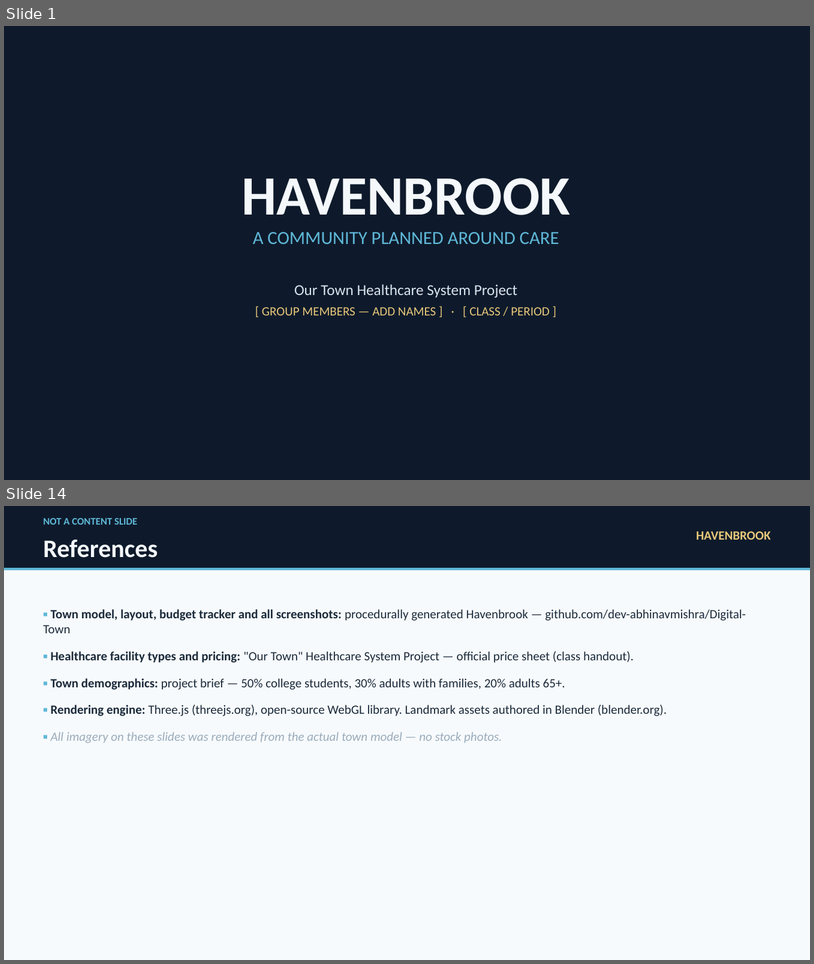
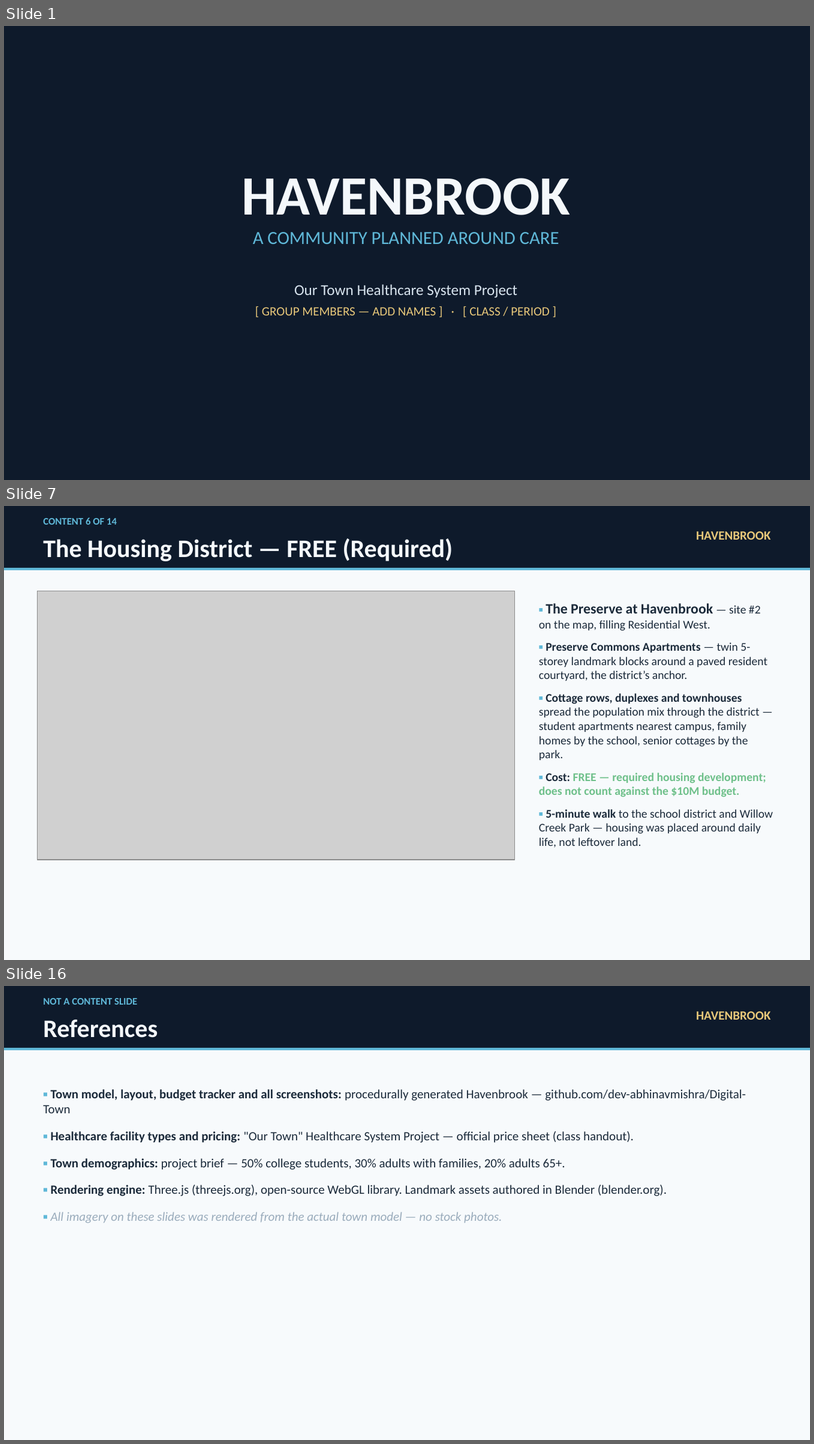
Before and after one commit to dev-abhinavmishra/Digital-Town, a slide deck: Havenbrook_Our_Town_Healthcare_Project.pptx. Shown one above the other, each under a label of ours: slides 1 and 14 before the commit, slides 1, 7 and 16 after it; the slides between them are not shown. The pictures are 814x964 and 814x1444 pixels, drawn with LibreOffice and Linux fonts; fonts in the diff are those of the drawing; grey boxes stand for pictures; background and template pictures are left out; a plain dark background stands for a picture behind light text. Boxes give left, top, right and bottom in pixels: in the first picture for what was removed or moved away, otherwise in the second. Text is boxed around its words. In the diff, an @@ line names an element or a change of style, - is before the commit and + after.

```diff
--- a/Havenbrook_Our_Town_Healthcare_Project.pptx
+++ b/Havenbrook_Our_Town_Healthcare_Project.pptx
@@ slide 7 added at (4, 506, 810, 960), background #FFFFFF @@
@@ rectangle added at (4, 506, 810, 960), fill #F7FAFC @@
@@ rectangle added at (4, 506, 810, 568), fill #0E1A2B @@
@@ text added at (43, 517, 117, 525), 12 pt, text #5FB8D8, bold @@
+CONTENT 6 OF 14
@@ text added at (43, 538, 453, 561), 30 pt, text #F4F8FB, bold @@
+The Housing District — FREE (Required)
@@ text added at (696, 531, 771, 540), 15 pt, text #E8C87A, bold @@
+HAVENBROOK
@@ rectangle added at (4, 568, 810, 570), fill #5FB8D8 @@
@@ picture added at (37, 591, 515, 859) @@
@@ text added at (539, 603, 773, 847), 14 pt, text #1B2A3A @@
+▪ The Preserve at Havenbrook — site #2 on the map, filling Residential West.
+▪ Preserve Commons Apartments — twin 5-storey landmark blocks around a paved resident courtyard, the district’s anchor.
+▪ Cottage rows, duplexes and townhouses spread the population mix through the district — student apartments nearest campus, family homes by the school, senior cottages by the park.
+▪ Cost: FREE — required housing development; does not count against the $10M budget.
+▪ 5-minute walk to the school district and Willow Creek Park — housing was placed around daily life, not leftover land.
@@ what was slide 14 is now slide 16 @@
```
Also in this commit, not shown: 12 slides changed, 1 other slide added, 7 other files.
